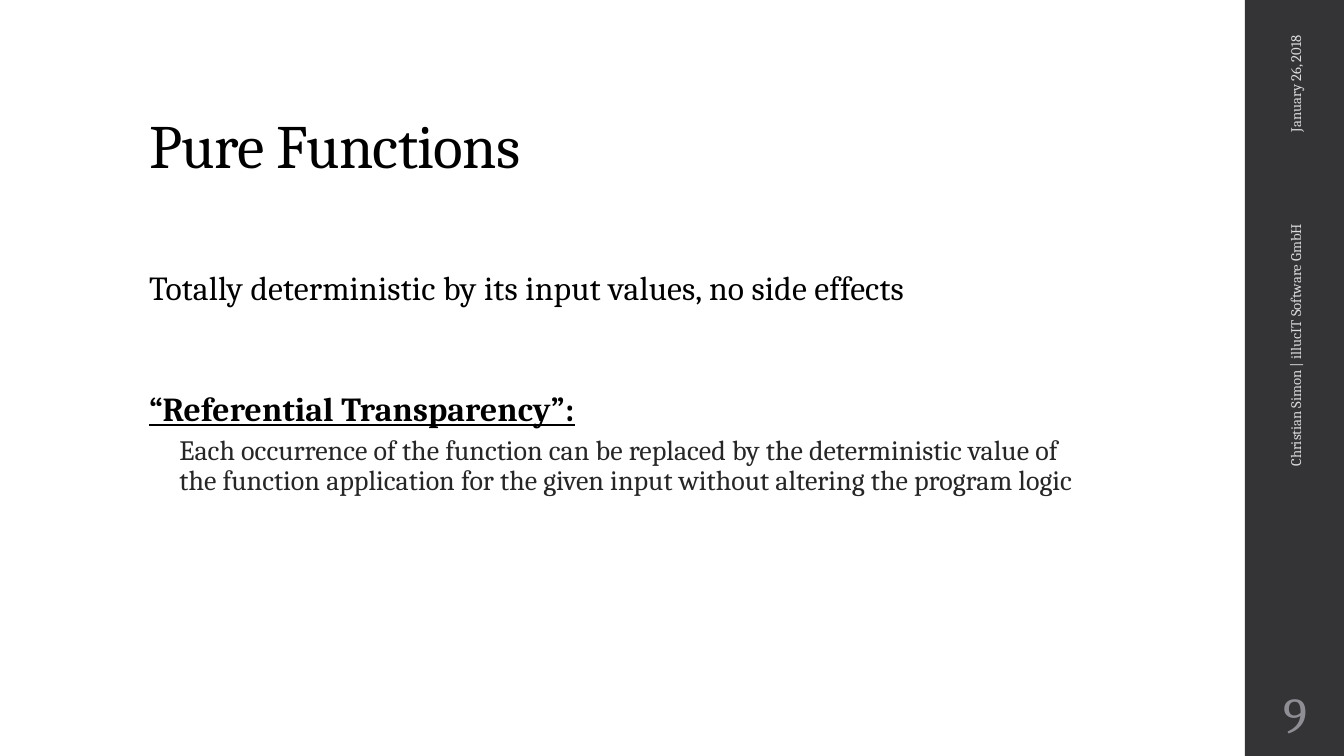
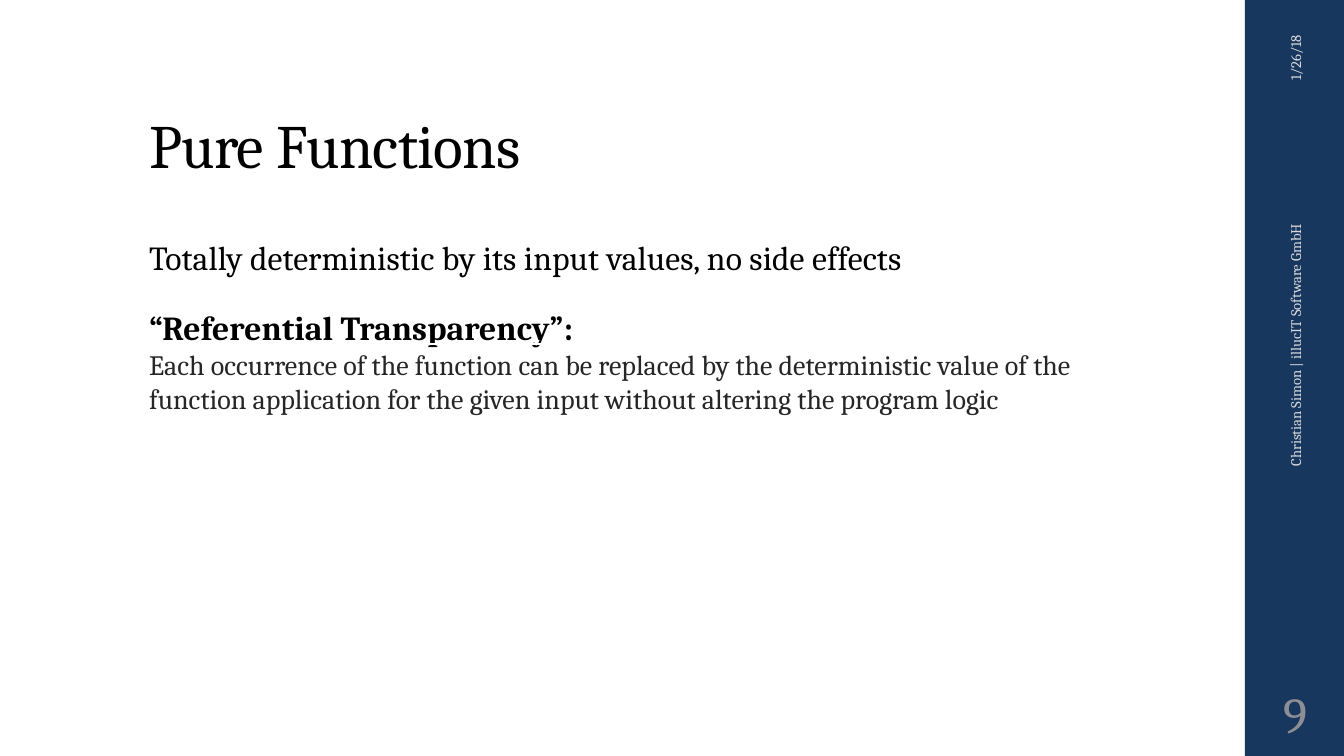
Before and after one commit to metaxmx/FunctionalProgrammingPrinciples, a slide deck: slide 9 of Functional Programming Principles in Scala.pptx. Drawn at 1344x756 pixels with LibreOffice and Linux fonts; fonts in the diff are those of the drawing; background and template pictures are left out. Boxes give left, top, right and bottom in pixels: in the first picture for what was removed or moved away, otherwise in the second. Text is boxed around its words. In the diff, an @@ line names an element or a change of style, - is before the commit and + after.

```diff
--- a/Functional Programming Principles in Scala.pptx
+++ b/Functional Programming Principles in Scala.pptx
@@ rectangle at [1245, 0, 1344, 756]: fill #353537 to #17375E @@
@@ text at [1286, 39, 1305, 80]: text changed @@
-January 26, 2018
+1/26/18
@@ text "Totally deterministic by its input ..." at [149, 246, 1070, 415]: line spacing 0.95 to 1; less space between paragraphs; list level 2 to 1 in "Each occurrence of the function ..."; line spacing 0.9 to 1 @@
```
Also in this commit, not shown: 28 other slides changed, 5 other files.
